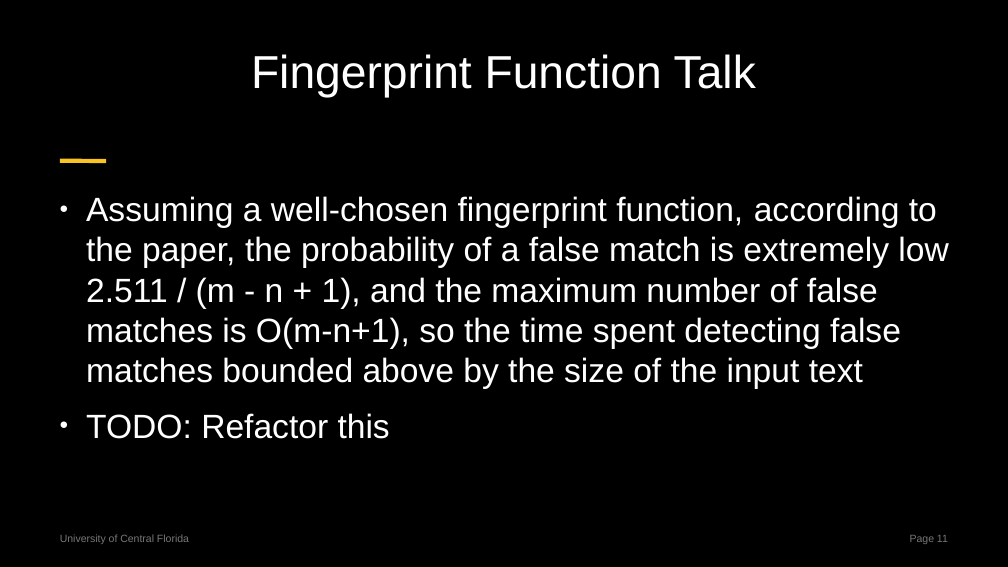
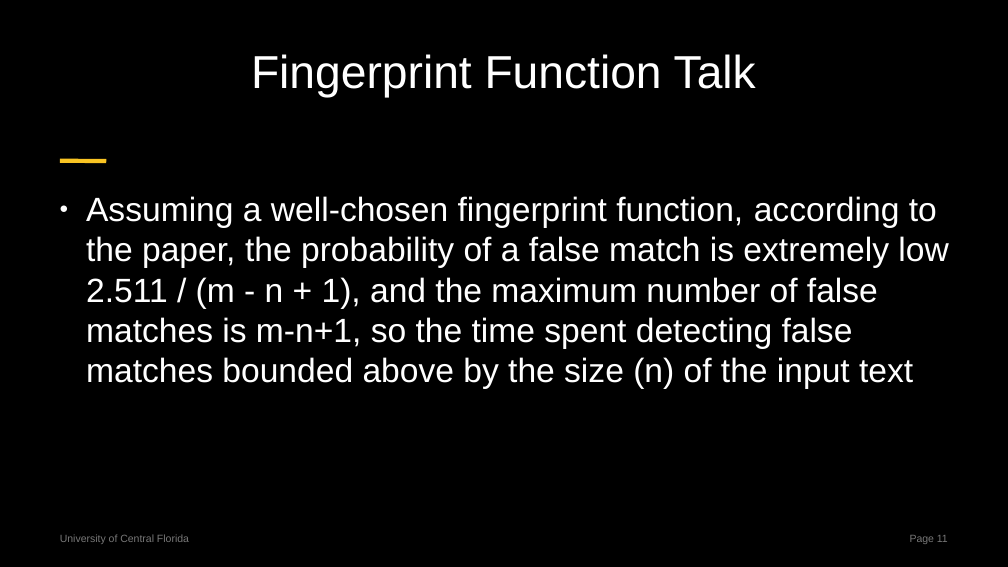
Before and after one commit to centuryhopper/Fall2022CourseContents, a slide deck: slide 11 of CAP6515/paper_presentation_files/rabin-karp-presentation.pptx. Drawn at 1008x567 pixels with LibreOffice and Linux fonts; fonts in the diff are those of the drawing. Boxes give left, top, right and bottom in pixels: in the first picture for what was removed or moved away, otherwise in the second. Text is boxed around its words. In the diff, an @@ line names an element or a change of style, - is before the commit and + after.

```diff
--- a/CAP6515/paper_presentation_files/rabin-karp-presentation.pptx
+++ b/CAP6515/paper_presentation_files/rabin-karp-presentation.pptx
@@ text at (x1=86, y1=196, x2=948, y2=389): text changed @@
-● Assuming a well-chosen fingerprint function, according to the paper, the probability of a false match is extremely low 2.511 / (m - n + 1), and the maximum number of false matches is O(m-n+1), so the time spent detecting false matches bounded above by the size of the input text
-● TODO: Refactor this
+● Assuming a well-chosen fingerprint function, according to the paper, the probability of a false match is extremely low 2.511 / (m - n + 1), and the maximum number of false matches is m-n+1, so the time spent detecting false matches bounded above by the size (n) of the input text
```
Also in this commit, not shown: 3 other slides changed.
